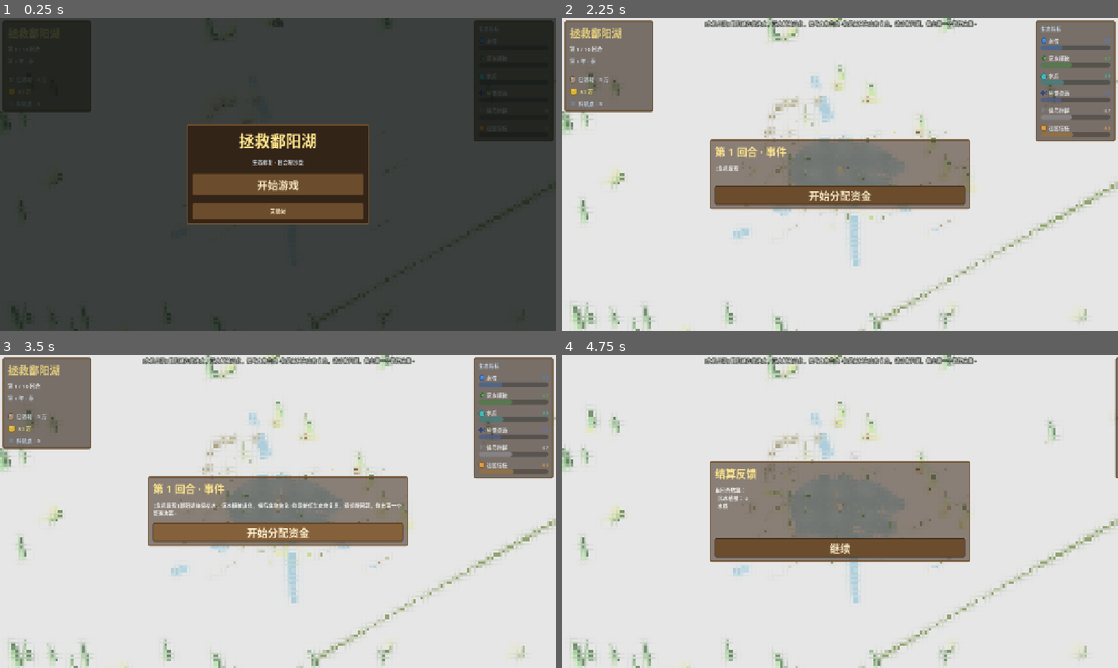
Above: before the commit, frames 1-4 (two rows, left to right).
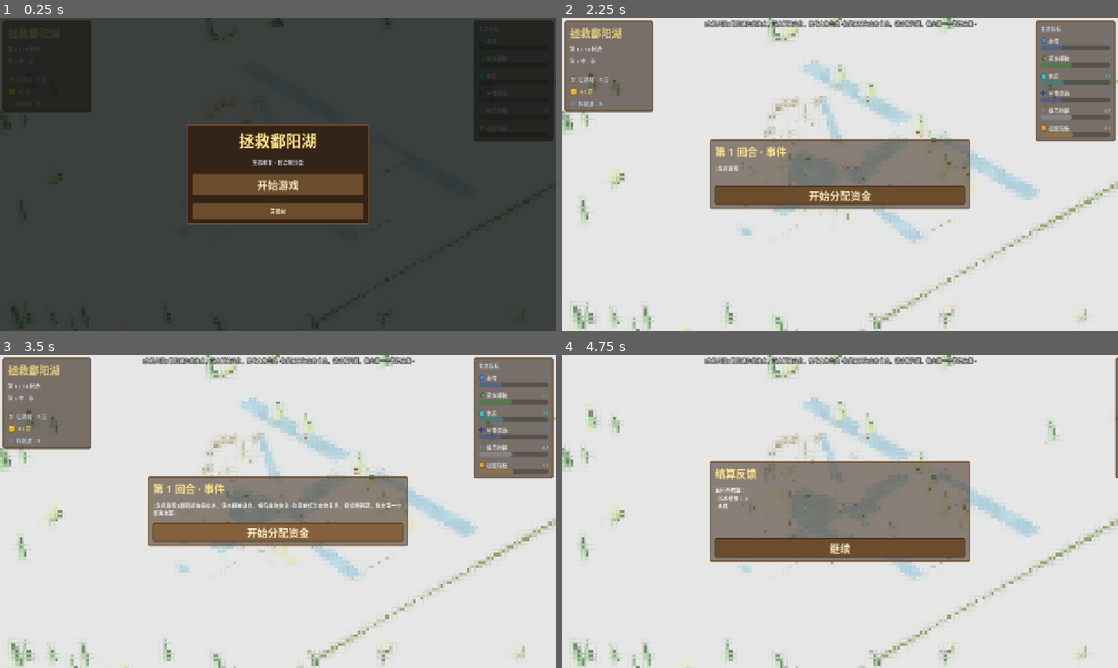
Above: after the commit, the same moments.

Repository: JoKanshin/poyanghu
Game: Godot game, scene res://scenes/main.tscn
Same seed, same stepped clock (60 frames per second), same inputs: the game is played once before the commit and once after it.
Inputs:
- Up to frame 1 (0.25 s): no input
- Up to frame 2 (2.25 s): click "开始游戏" at 0.5 s; click "简单模式" at 1.25 s; click "开始游戏" at 2 s
- Up to frame 3 (3.5 s): click "开始分配资金" at 2.75 s
- Up to frame 4 (4.75 s): click "开始分配资金" at 3.5 s; click "结束本回合 ▶" at 4.25 s

The runs differ from the first frame. In frame 2, 2.5% of the frame differs, in the area x 30-86%, y 13-80%; in frame 3, 2.4%; in frame 4, 2.3%.

Commit message:
fix: 鄱阳湖形状改为南宽北狭宝葫芦形 + 长江/赣江正确相对位置
- 湖形修正: 北部狭长入江水道连长江, 南部宽广主湖区(参考真实水系)
- 长江: 北侧自西向东大河, 湖口汇入
- 赣江: 南侧自南向北注入湖体南部
- 修水(西北)/饶河(东)两条支流
- 河流与湖体重叠, 消除断开

Diff:
--- a/scripts/main.gd
+++ b/scripts/main.gd
@@ -156,11 +156,11 @@
 	# 棋盘网格线（生息演算式棋盘感）
 	_build_grid(lake_view)
 
-	# 草洲（8 块，湿地中的草岛）
+	# 草洲（8 块，主湖区中的草岛）
 	var grass_positions := [
-		Vector3(-6, 0.05, -5), Vector3(-4, 0.05, -6.5), Vector3(5.5, 0.05, -4),
-		Vector3(6.5, 0.05, 1.5), Vector3(-6.5, 0.05, 3.5), Vector3(3, 0.05, 5.5),
-		Vector3(0, 0.05, 6.5), Vector3(-5, 0.05, -1.5),
+		Vector3(-4.5, 0.05, -2), Vector3(-1.5, 0.05, -2.5), Vector3(4, 0.05, -2),
+		Vector3(5, 0.05, 0.5), Vector3(2, 0.05, 1.5), Vector3(4, 0.05, 3.5),
+		Vector3(0, 0.05, 4), Vector3(-3, 0.05, 3.5),
 	]
 	for p in grass_positions:
 		var mi := MeshInstance3D.new()
@@ -209,19 +209,19 @@
 	root.add_child.call_deferred(lake_view)
 
 
-## 构建鄱阳湖形水面：不规则多边形（北宽南窄、带南部通道），并注入河流
+## 构建鄱阳湖形水面：南宽北狭的「宝葫芦」形，北部狭长入江水道连长江
 func _build_lake_shape(parent: Node3D) -> void:
-	# 鄱阳湖轮廓（XZ 平面多边形，简化自真实湖形）
+	# 鄱阳湖轮廓（XZ 平面多边形，北为 -z，南为 +z；北窄为入江水道，南宽为主湖区）
 	var outline: PackedVector2Array = [
-		Vector2(-6.0, -6.5), Vector2(-4.0, -7.2), Vector2(-1.5, -7.4),
-		Vector2(1.5, -7.4), Vector2(4.0, -7.0), Vector2(6.0, -5.8),
-		Vector2(7.2, -3.8), Vector2(7.6, -1.2), Vector2(7.4, 1.2),
-		Vector2(6.4, 3.2), Vector2(5.0, 4.5), Vector2(3.0, 5.3),
-		Vector2(1.2, 5.7), Vector2(0.6, 6.4), Vector2(0.3, 7.1),
-		Vector2(0.0, 7.7), Vector2(-0.6, 7.4), Vector2(-1.2, 6.7),
-		Vector2(-2.0, 5.9), Vector2(-3.2, 5.2), Vector2(-5.0, 4.3),
-		Vector2(-6.4, 2.8), Vector2(-7.2, 0.8), Vector2(-7.6, -1.7),
-		Vector2(-7.4, -4.2), Vector2(-6.6, -5.5),
+		Vector2(-1.0, -11.0), Vector2(1.0, -11.0),
+		Vector2(1.3, -8.5), Vector2(1.6, -5.5), Vector2(2.0, -4.0),
+		Vector2(5.0, -3.5), Vector2(6.5, -2.0), Vector2(7.2, 0.0),
+		Vector2(6.8, 2.0), Vector2(5.5, 3.5), Vector2(4.0, 4.8),
+		Vector2(2.0, 5.5), Vector2(0.6, 5.8), Vector2(-0.6, 5.8),
+		Vector2(-2.0, 5.5), Vector2(-4.0, 4.8), Vector2(-5.5, 3.5),
+		Vector2(-6.8, 2.0), Vector2(-7.2, 0.0), Vector2(-6.5, -2.0),
+		Vector2(-5.0, -3.5), Vector2(-2.0, -4.0), Vector2(-1.6, -5.5),
+		Vector2(-1.3, -8.5),
 	]
 	lake_mesh = _make_flat_polygon(outline, 0.08, lake_mat)
 	lake_mesh.name = "PoyangLake"
@@ -229,26 +229,39 @@
 	_build_rivers(parent)
 
 
-## 河流：细长水面条带，注入湖体（赣江/修水/饶河/信江）
+## 河流：长江（北，自西向东）+ 赣江（南，自南向北）+ 修水/饶河
 func _build_rivers(parent: Node3D) -> void:
-	var rivers := [
-		{"a": Vector2(0.0, 7.6), "b": Vector2(0.0, 15.0), "w": 1.6},      # 赣江（南）
-		{"a": Vector2(-7.0, -5.5), "b": Vector2(-14.0, -10.0), "w": 1.2}, # 修水（西北）
-		{"a": Vector2(7.4, -0.5), "b": Vector2(13.5, 0.0), "w": 1.1},     # 饶河（东）
-		{"a": Vector2(5.6, 4.0), "b": Vector2(12.0, 10.0), "w": 1.0},     # 信江（东南）
-	]
-	for r in rivers:
-		var a: Vector2 = r["a"]
-		var b: Vector2 = r["b"]
-		var w: float = r["w"]
-		var d: Vector2 = (b - a).normalized()
-		var p: Vector2 = Vector2(-d.y, d.x)  # 垂直方向
-		var quad: PackedVector2Array = [
-			a + p * w * 0.5, a - p * w * 0.5, b - p * w * 0.3, b + p * w * 0.3,
-		]
-		var river := _make_flat_polygon(quad, 0.08, lake_mat)
-		river.name = "River"
-		parent.add_child(river)
+	# 长江：北侧横向大河，湖体北口（入江水道 z=-11）汇入其中
+	var yangtze := _make_flat_polygon(PackedVector2Array([
+		Vector2(-16.0, -12.0), Vector2(16.0, -12.0),
+		Vector2(16.0, -10.0), Vector2(-16.0, -10.0),
+	]), 0.08, lake_mat)
+	yangtze.name = "Yangtze"
+	parent.add_child(yangtze)
+
+	# 赣江：南侧，自南向北注入湖体南部（第一大支流）
+	var gan := _make_flat_polygon(PackedVector2Array([
+		Vector2(-0.9, 5.0), Vector2(0.9, 5.0),
+		Vector2(0.7, 14.0), Vector2(-0.7, 14.0),
+	]), 0.08, lake_mat)
+	gan.name = "GanRiver"
+	parent.add_child(gan)
+
+	# 修水：西北注入
+	var xiu := _make_flat_polygon(PackedVector2Array([
+		Vector2(-4.4, -3.2), Vector2(-3.2, -3.8),
+		Vector2(-11.0, -8.5), Vector2(-12.6, -9.0),
+	]), 0.08, lake_mat)
+	xiu.name = "XiuRiver"
+	parent.add_child(xiu)
+
+	# 饶河：东侧注入
+	var rao := _make_flat_polygon(PackedVector2Array([
+		Vector2(6.2, 2.0), Vector2(7.2, 0.8),
+		Vector2(13.5, 1.6), Vector2(13.0, 3.2),
+	]), 0.08, lake_mat)
+	rao.name = "RaoRiver"
+	parent.add_child(rao)
 
 
 ## 用多边形构建一块平面水面（在 y 平面，unshaded 水面材质）
